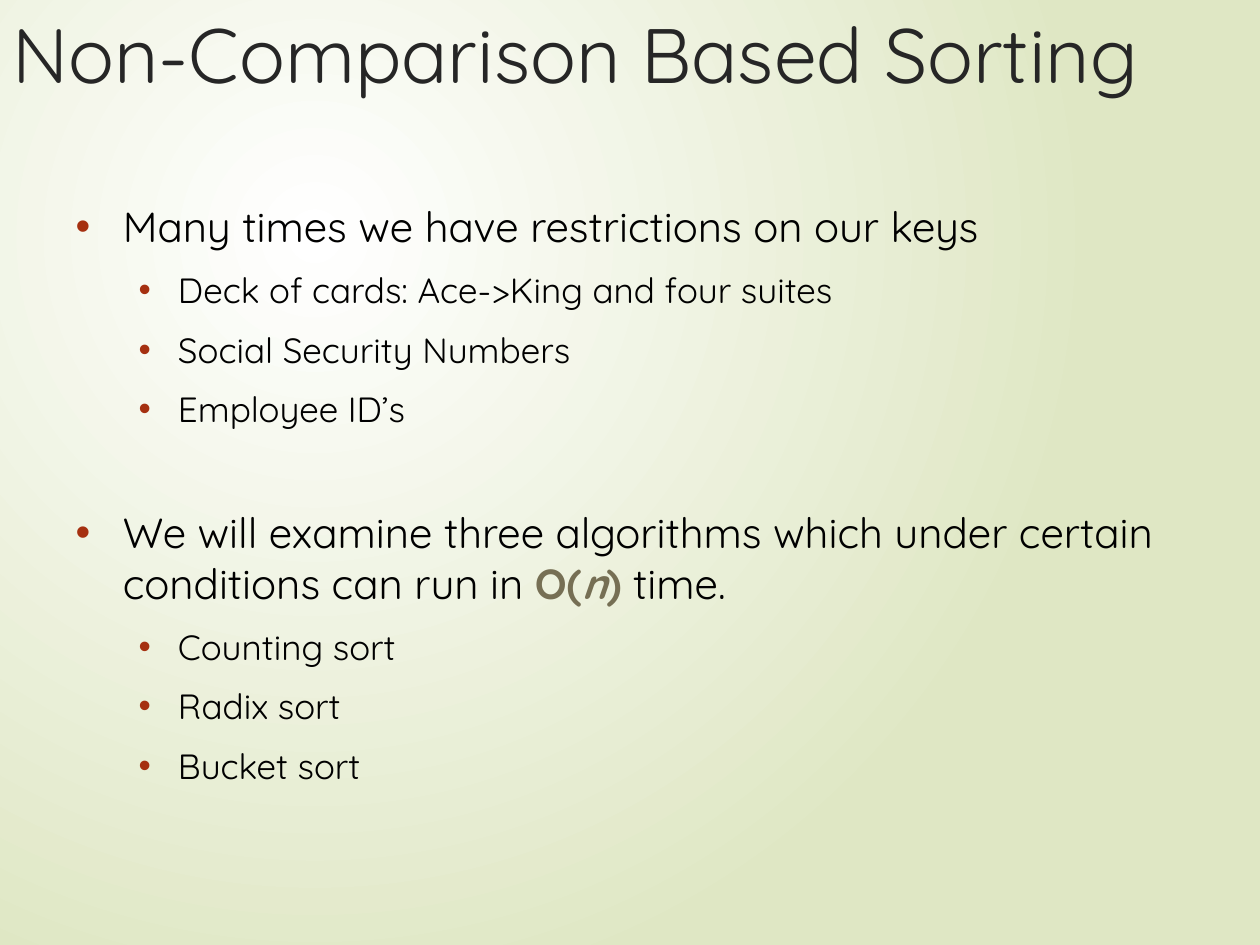
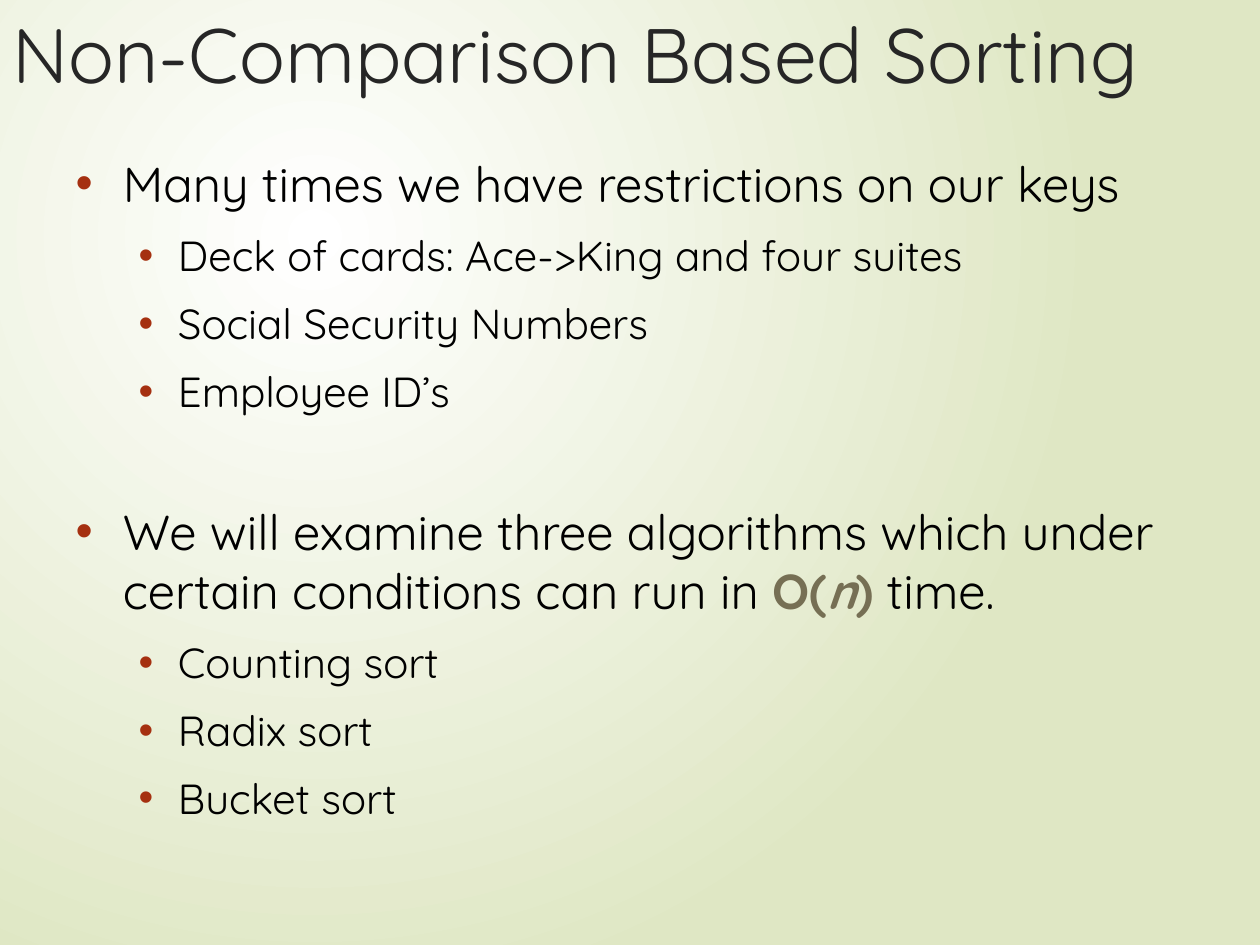
Before and after one commit to FurkanGozukara/CSE214_2018, a slide deck: slide 8 of Lecture Slides/06-Linearsorting.pptx. Drawn at 1260x945 pixels with LibreOffice and Linux fonts; fonts in the diff are those of the drawing. Boxes give left, top, right and bottom in pixels: in the first picture for what was removed or moved away, otherwise in the second. Text is boxed around its words. In the diff, an @@ line names an element or a change of style, - is before the commit and + after.

```diff
--- a/Lecture Slides/06-Linearsorting.pptx
+++ b/Lecture Slides/06-Linearsorting.pptx
@@ text "Many times we have restrictions ...": place and size @@
-text "Many times we have restrictions ..." at (123,211,1153,780)
+text "Many times we have restrictions ..." at (123,165,1154,815)
@@ text "Many times we have restrictions ..." at (123,165,1154,815): size 24 to 28 pt in "Many times we have restrictions on our ...", "We will examine three algorithms which under ..."; size 20 to 24 pt in "Deck of cards: Ace->King and four suites", "Social Security Numbers", "Employee ID’s", "Counting sort" and 2 more places @@
```
Also in this commit, not shown: 8 other slides changed, 1 slide added, 2 slides removed, 10 other files.
